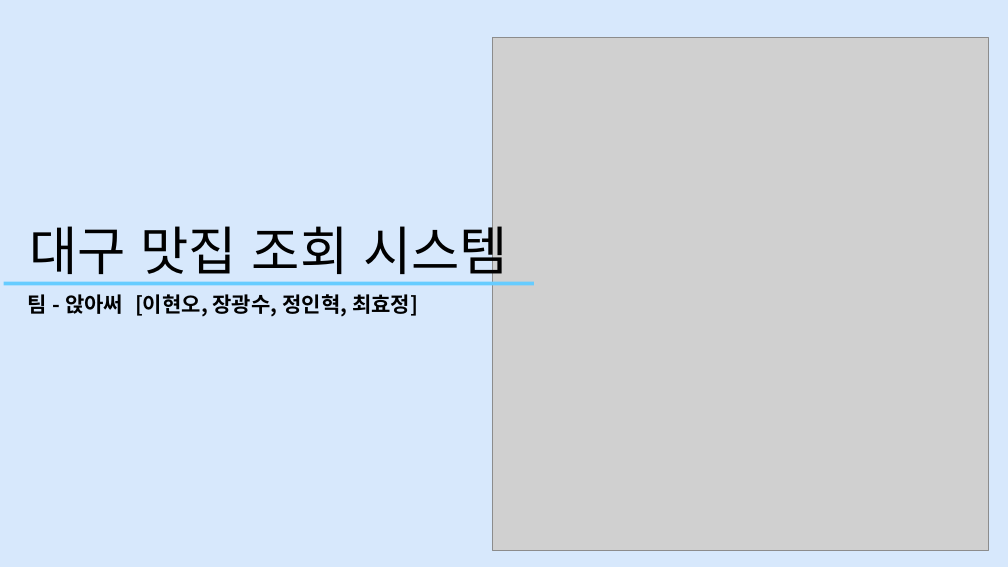
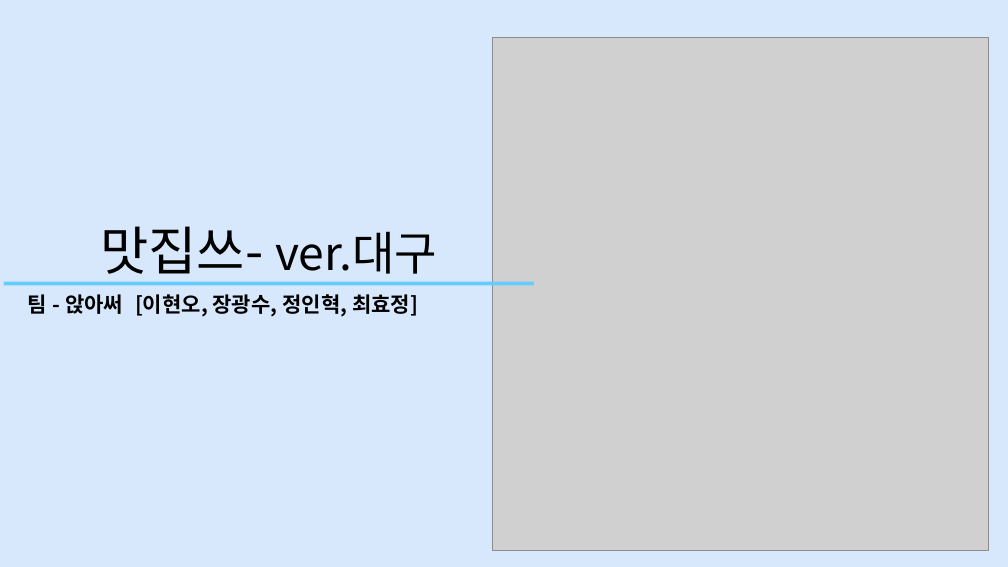
Before and after one commit to Hyno2/CSharpProject, a slide deck: slide 1 of 앉아써 팀(대구광역시 맛집데이터 조회시스템).pptx. Drawn at 1008x567 pixels with LibreOffice and Linux fonts; fonts in the diff are those of the drawing; grey boxes stand for pictures. Boxes give left, top, right and bottom in pixels: in the first picture for what was removed or moved away, otherwise in the second. Text is boxed around its words. In the diff, an @@ line names an element or a change of style, - is before the commit and + after.

```diff
--- a/앉아써 팀(대구광역시 맛집데이터 조회시스템).pptx
+++ b/앉아써 팀(대구광역시 맛집데이터 조회시스템).pptx
@@ text at box(100, 226, 437, 284): text changed; size 50 to 44 pt @@
-대구 맛집 조회 시스템
+맛집쓰- ver.대구
```
Also in this commit, not shown: 2 other slides changed.
